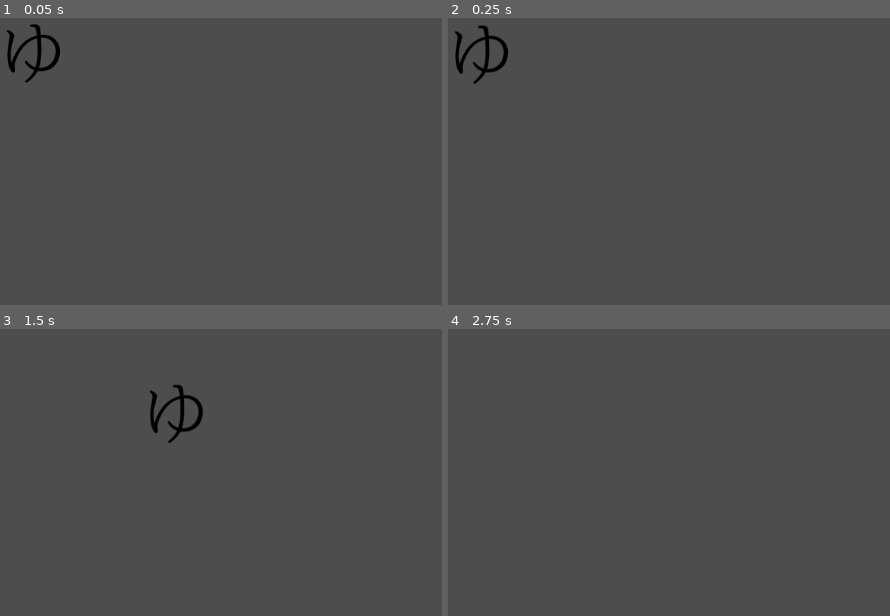
Above: before the commit, frames 1-4 (two rows, left to right).
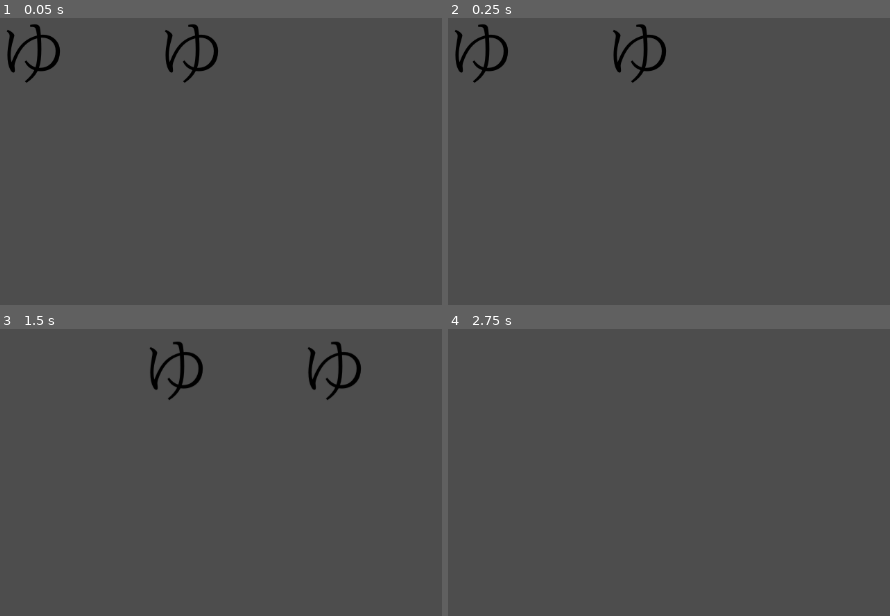
Above: after the commit, the same moments.

Repository: geometriccross/aquarium
Game: Godot game, scene res://tscn/main.tscn
Same seed, same stepped clock (60 frames per second), same inputs: the game is played once before the commit and once after it.
Inputs:
- Up to frame 1 (0.05 s): no input
- Up to frame 2 (0.25 s): no input
- Up to frame 3 (1.5 s): hold D 0.53-1.28 s; hold S from 1.28 s (still down)
- Up to frame 4 (2.75 s): release S at 2.03 s; hold D from 2.03 s (still down)

The runs differ from the first frame. In frame 1, 0.7% of the frame differs, in the area x 37-50%, y 2-23%; in frame 2, 0.9%; in frame 3, 2.0%, in the area x 33-82%, y 4-40%; in frame 4, nothing differs.

Commit message:
魚のランダムな動きを作った

Diff:
--- a/tscn/main.tscn
+++ b/tscn/main.tscn
@@ -6,3 +6,9 @@
 
 [node name="fish" parent="." instance=ExtResource("1_otopm")]
 position = Vector2(562, 285)
+gravity_scale = 0.0
+
+[node name="fish2" parent="." instance=ExtResource("1_otopm")]
+position = Vector2(790, 285)
+gravity_scale = 0.0
+manual_control = false
Not shown, added: tscn/fis6046.tmp
Not shown, added: tscn/fisD795.tmp
